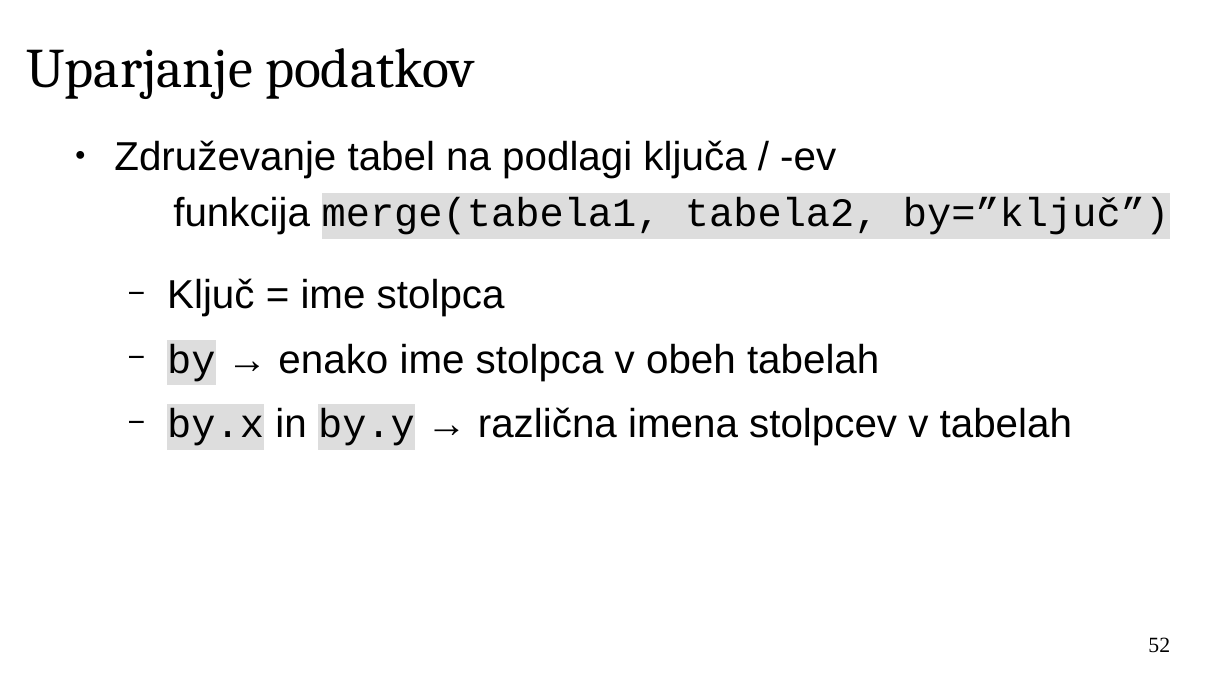
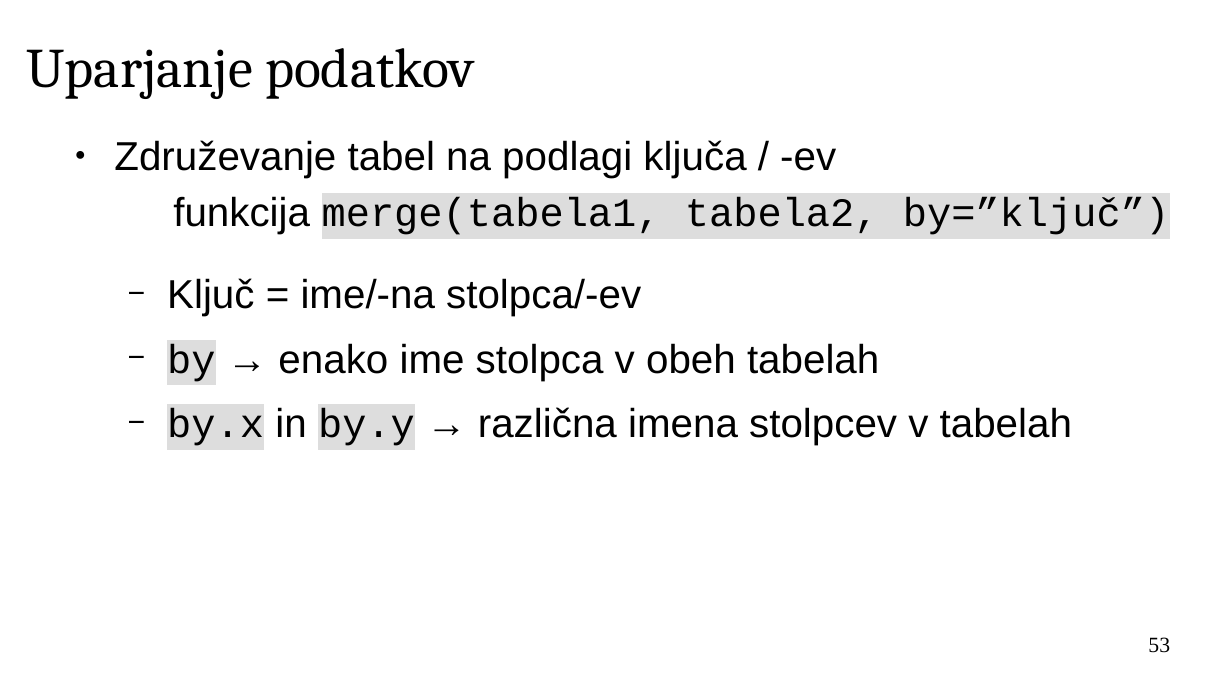
Before and after one commit to janaobsteter/R_tecaj, a slide deck: slide 53 of IT_Rtecaj.odp (slide 52 before the commit). Drawn at 1232x693 pixels with LibreOffice and Linux fonts; fonts in the diff are those of the drawing; background and template pictures are left out. Boxes give left, top, right and bottom in pixels: in the first picture for what was removed or moved away, otherwise in the second. Text is boxed around its words. In the diff, an @@ line names an element or a change of style, - is before the commit and + after.

```diff
--- a/IT_Rtecaj.odp
+++ b/IT_Rtecaj.odp
@@ text at box(167, 278, 641, 316): text changed @@
-  − Ključ = ime stolpca
+  − Ključ = ime/-na stolpca/-ev
@@ page number at box(1148, 637, 1170, 653): text changed @@
-52
+53
```
Also in this commit, not shown: 12 other slides changed, 3 slides added.
